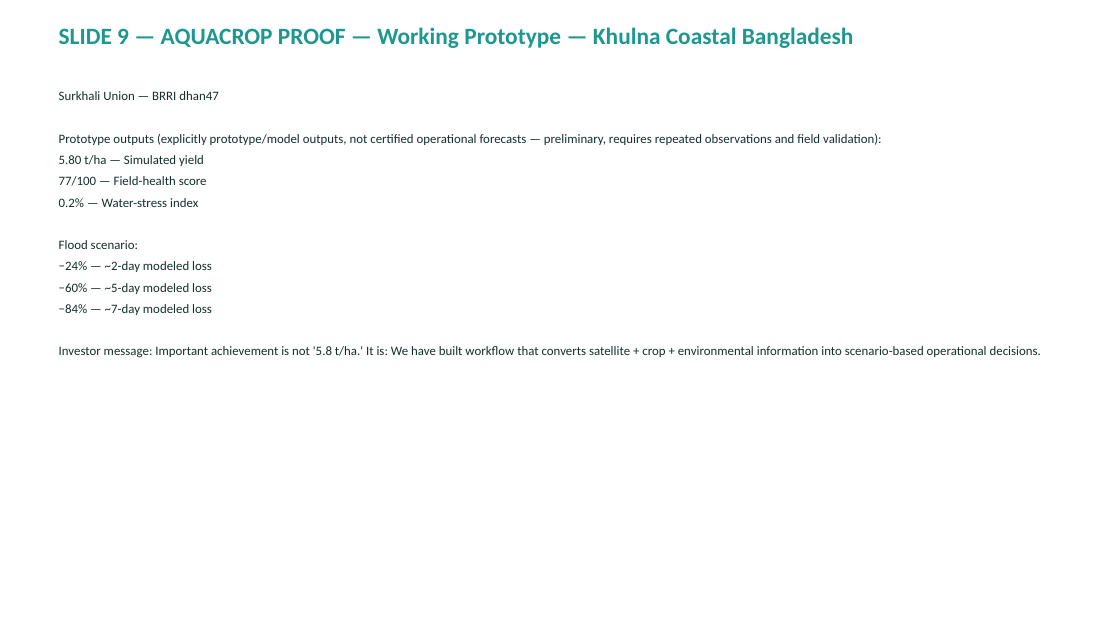
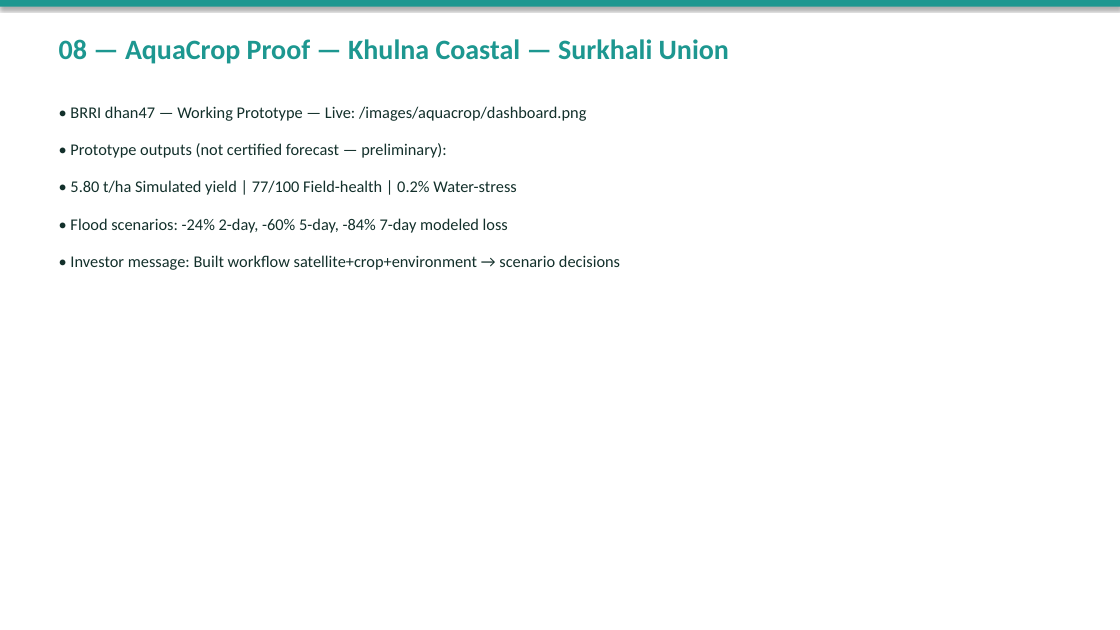
Before and after one commit to bdcrops/web, a slide deck: slide 9 of nextunicorn/BDCrops-Professional-Deck.pptx (slide 10 before the commit). Drawn at 1120x630 pixels with LibreOffice and Linux fonts; fonts in the diff are those of the drawing. Boxes give left, top, right and bottom in pixels: in the first picture for what was removed or moved away, otherwise in the second. Text is boxed around its words. In the diff, an @@ line names an element or a change of style, - is before the commit and + after.

```diff
--- a/nextunicorn/BDCrops-Professional-Deck.pptx
+++ b/nextunicorn/BDCrops-Professional-Deck.pptx
@@ rectangle added at <box>0,0,1120,7</box>, fill #1D9790 @@
@@ text at <box>59,39,729,64</box>: text changed; size 20 to 24 pt @@
-SLIDE 9 — AQUACROP PROOF — Working Prototype — Khulna Coastal Bangladesh
+08 — AquaCrop Proof — Khulna Coastal — Surkhali Union
@@ text at <box>70,106,620,270</box>: text changed; size 11 to 14 pt @@
-Surkhali Union — BRRI dhan47
-Prototype outputs (explicitly prototype/model outputs, not certified operational forecasts — preliminary, requires repeated observations and field validation):
-5.80 t/ha — Simulated yield
-77/100 — Field-health score
-0.2% — Water-stress index
-Flood scenario:
-−24% — ~2-day modeled loss
-−60% — ~5-day modeled loss
-−84% — ~7-day modeled loss
-Investor message: Important achievement is not '5.8 t/ha.' It is: We have built workflow that converts satellite + crop + environmental information into scenario-based operational decisions.
+• BRRI dhan47 — Working Prototype — Live: /images/aquacrop/dashboard.png
+• Prototype outputs (not certified forecast — preliminary):
+• 5.80 t/ha Simulated yield | 77/100 Field-health | 0.2% Water-stress
+• Flood scenarios: -24% 2-day, -60% 5-day, -84% 7-day modeled loss
+• Investor message: Built workflow satellite+crop+environment → scenario decisions
```
Also in this commit, not shown: 17 other slides changed, 6 slides added, 7 slides removed, 2 other files.
